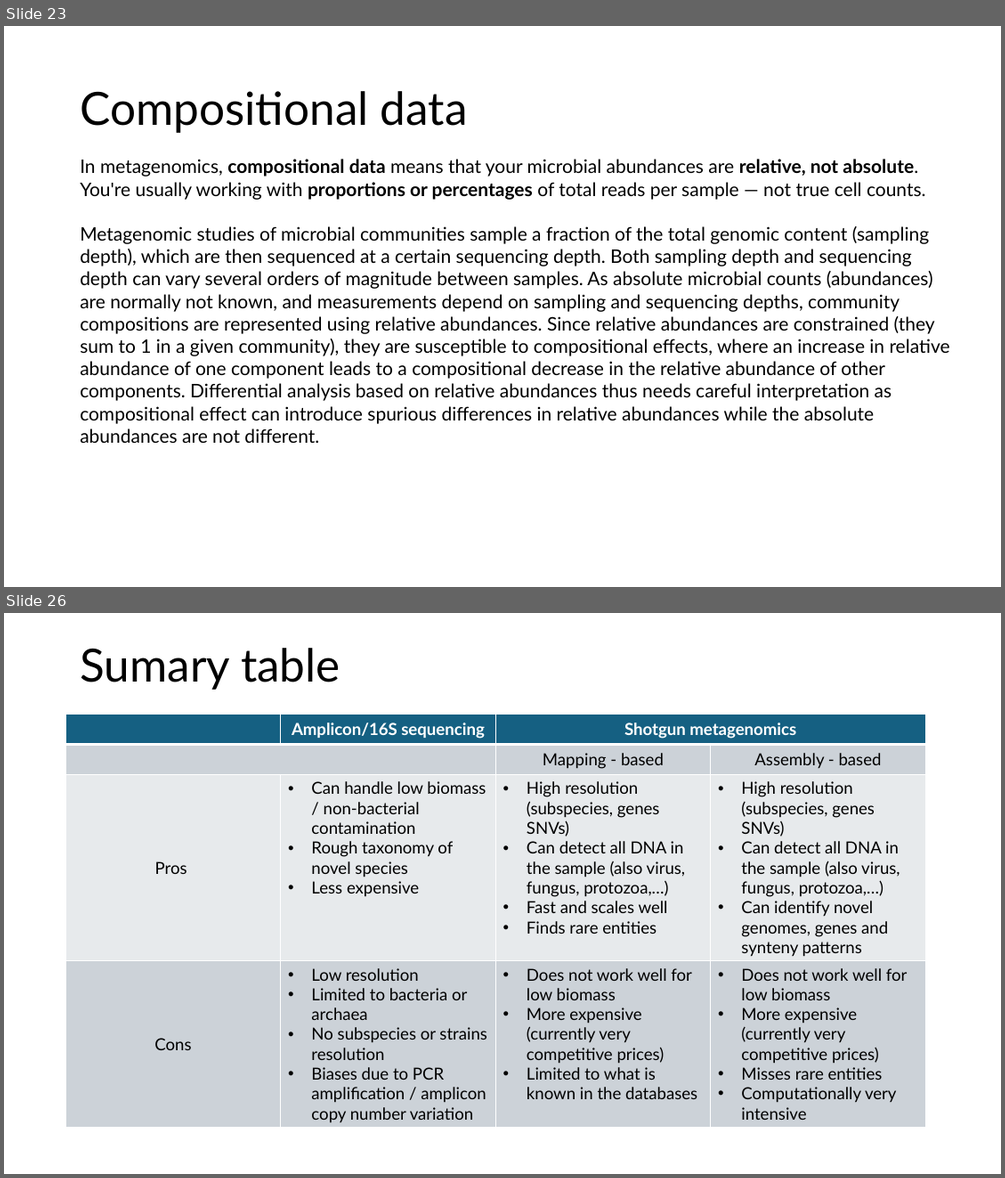
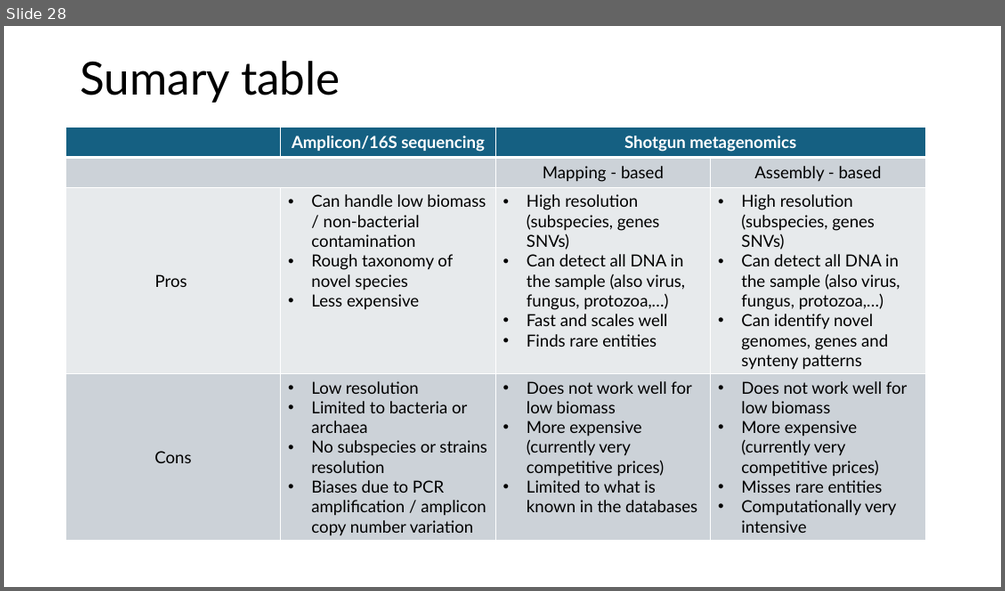
Before and after one commit to biosustain/dsp_metagenomics_training, a slide deck: course_contents/IntroMetagenomics.pptx. Shown one above the other, each under a label of ours: slides 23 and 26 before the commit, slide 28 after it; the slides between them are not shown. The pictures are 1005x1178 and 1005x591 pixels, drawn with LibreOffice and Linux fonts; fonts in the diff are those of the drawing. Boxes give left, top, right and bottom in pixels: in the first picture for what was removed or moved away, otherwise in the second. Text is boxed around its words. In the diff, an @@ line names an element or a change of style, - is before the commit and + after.

Commit message:
Added theory about profiling methods, gene catalog and data proporties

```diff
--- a/course_contents/IntroMetagenomics.pptx
+++ b/course_contents/IntroMetagenomics.pptx
@@ slide 23 removed at [4, 26, 1001, 587], background #FFFFFF @@
@@ title removed at [80, 91, 468, 133] @@
-Compositional data
@@ text removed at [80, 159, 950, 443] @@
-In metagenomics, compositional data means that your microbial abundances are relative, not absolute. You're usually working with proportions or percentages of total reads per sample — not true cell counts.
-Metagenomic studies of microbial communities sample a fraction of the total genomic content (sampling depth), which are then sequenced at a certain sequencing depth. Both sampling depth and sequencing depth can vary several orders of magnitude between samples. As absolute microbial counts (abundances) are normally not known, and measurements depend on sampling and sequencing depths, community compositions are represented using relative abundances. Since relative abundances are constrained (they sum to 1 in a given community), they are susceptible to compositional effects, where an increase in relative abundance of one component leads to a compositional decrease in the relative abundance of other components. Differential analysis based on relative abundances thus needs careful interpretation as compositional effect can introduce spurious differences in relative abundances while the absolute abundances are not different.
@@ what was slide 26 is now slide 28 @@
```
Also in this commit, not shown: 4 slides changed, 11 slides added, 3 other slides removed.
